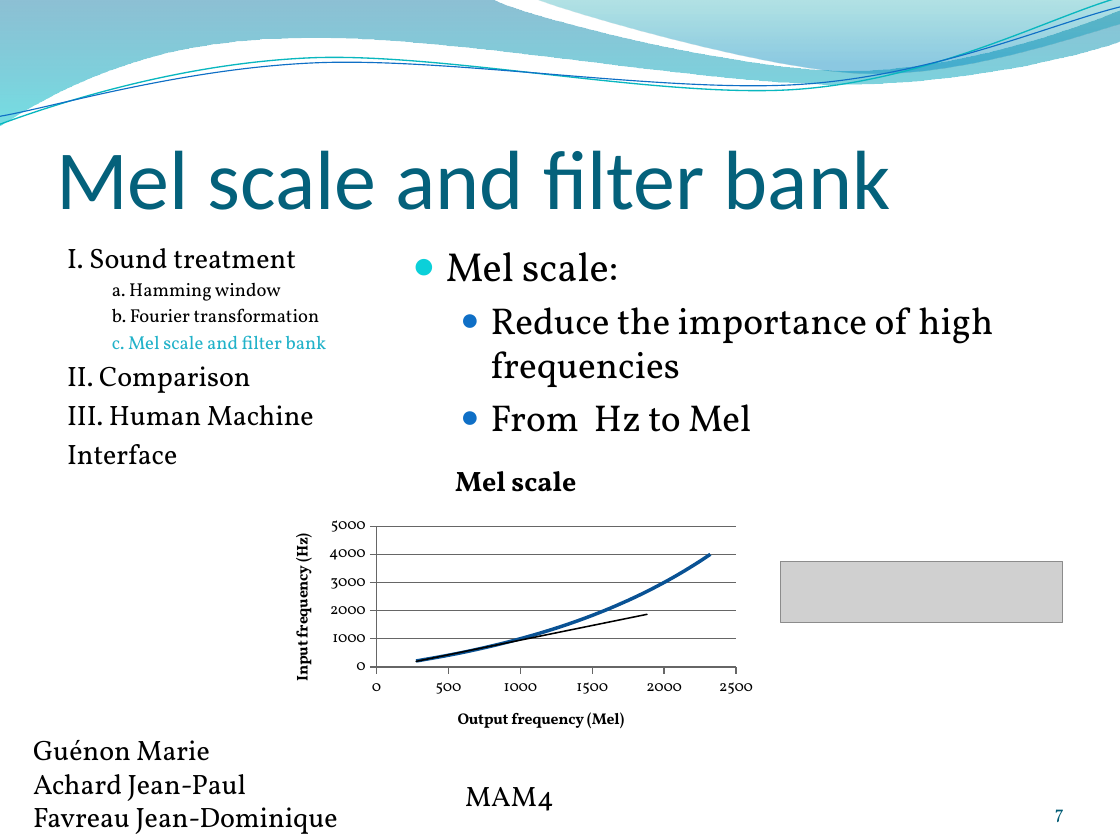
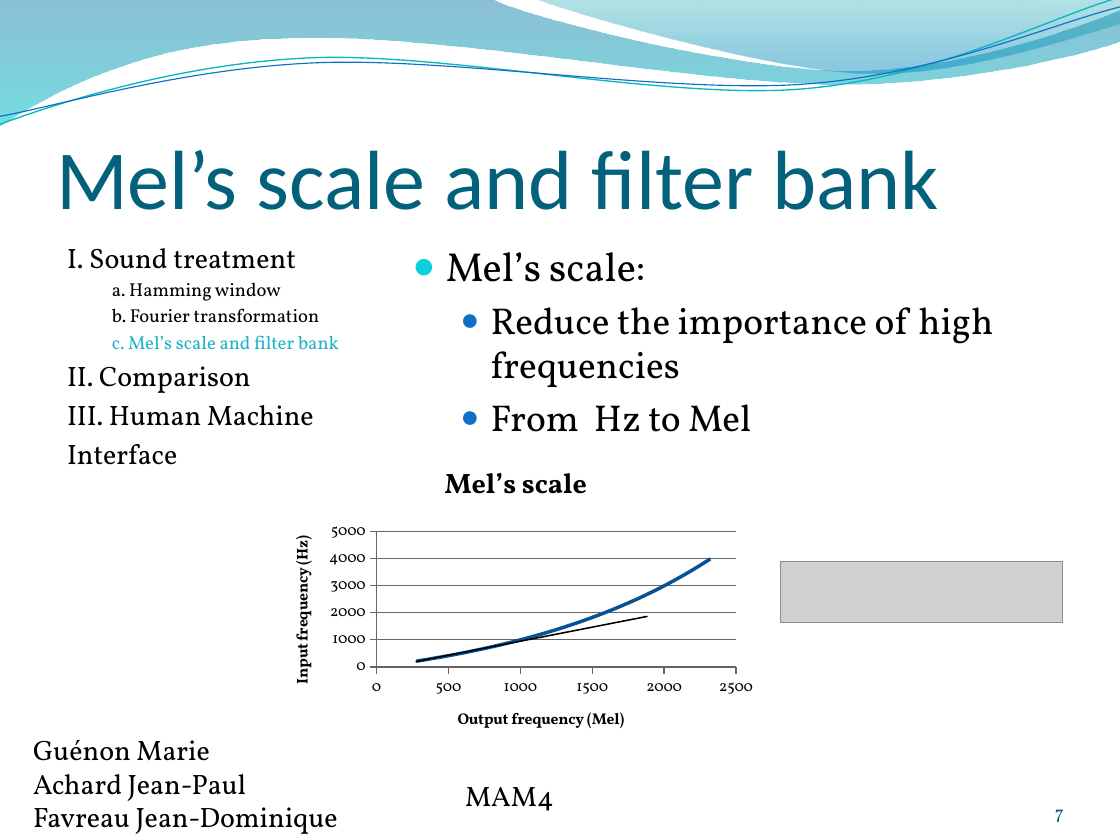
Before and after one commit to jeando/projetS7, a slide deck: slide 7 of annexes/Word_recognition.pptx. Drawn at 1120x840 pixels with LibreOffice and Linux fonts; fonts in the diff are those of the drawing; grey boxes stand for pictures; background and template pictures are left out. Boxes give left, top, right and bottom in pixels: in the first picture for what was removed or moved away, otherwise in the second. Text is boxed around its words. In the diff, an @@ line names an element or a change of style, - is before the commit and + after.

```diff
--- a/annexes/Word_recognition.pptx
+++ b/annexes/Word_recognition.pptx
@@ title at <box>56,150,940,210</box>: text changed @@
-Mel scale and filter bank
+Mel’s scale and filter bank
@@ text at <box>446,252,645,282</box>: text changed @@
-● Mel scale:
+● Mel’s scale:
@@ text at <box>112,335,339,349</box>: text changed @@
-  c. Mel scale and filter bank
+  c. Mel’s scale and filter bank
@@ scatter smooth chart at <box>269,447,763,756</box> @@
@@ title "Mel scale" to "Mel’s scale" @@
```
Also in this commit, not shown: 16 other slides changed, 1 other file.
